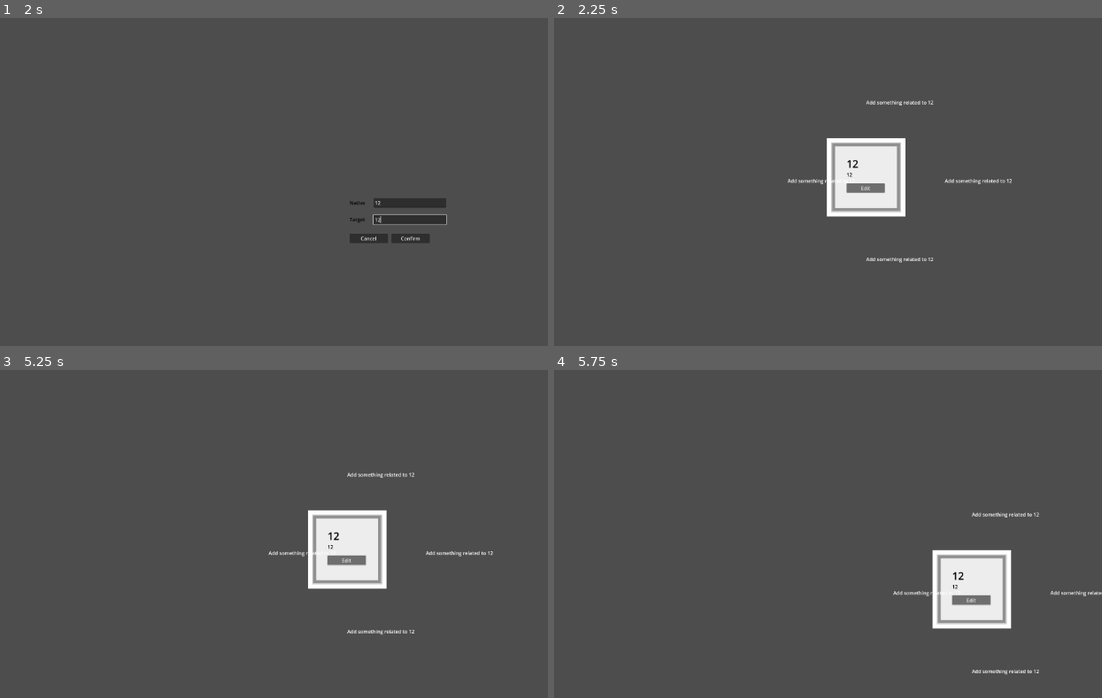
Above: before the commit, frames 1-4 (two rows, left to right).
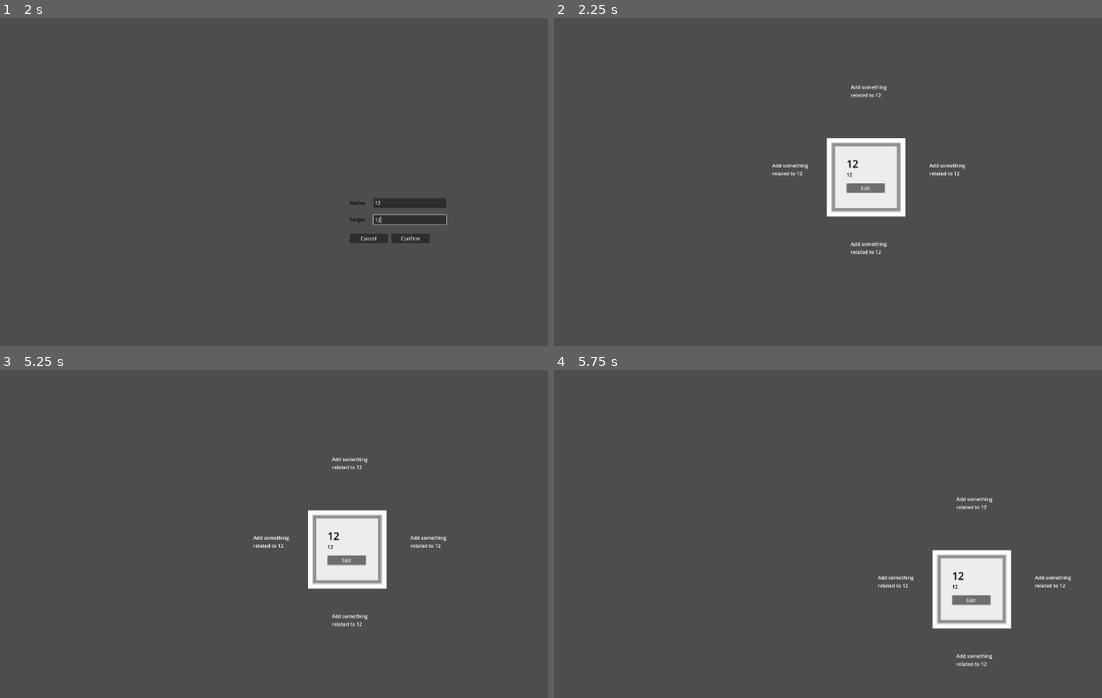
Above: after the commit, the same moments.

Repository: koljapluemer/vocab-city
Game: Godot game, scene res://scenes/map.tscn
The game is run twice, just before and just after one commit, with the same random seed, the same clock (stepped at 60 frames per second) and the same inputs.
Inputs (mouse positions are in pixels of both pictures, inside the frame that each line leads up to):
- Up to frame 1 (2 s): tap Enter at 0.5 s; move the mouse to (350, 195) at 0.52 s; right-click (350, 195) at 0.6 s; click (350, 195) at 0.67 s; click (411, 201) at 1.27 s; type "12" at 1.35 s; click (411, 218) at 1.5 s; type "12" at 1.58 s
- Up to frame 2 (2.25 s): click "Confirm" at 2 s
- Up to frame 3 (5.25 s): click "Edit" at 2.75 s; click "Edit" at 3.5 s; click "Edit" at 4.25 s; tap Space at 5 s; drag from (54, 589) to (158, 648) at 5.02 s
- Up to frame 4 (5.75 s): no input

Frame 1 is identical in both runs. In frame 2, 0.8% of the frame differs, in the area x 39-84%, y 20-75%; in frame 3, 0.7%; in frame 4, 0.7%.

Commit message:
improve prompt layout

Diff:
--- a/scenes/map.gd
+++ b/scenes/map.gd
@@ -114,7 +114,8 @@
 				i += 1
 			print("prompt string:", prompt_string)
 			var prompt = prefabTilePrompt.instantiate()
-			prompt.position = map_to_local(p)
+			var real_pos = map_to_local(p)
+			prompt.position = Vector2(real_pos.x -50, real_pos.y -50)
 			prompt.text = prompt_string
 			add_child(prompt)
 
--- a/scenes/prefabs/TilePrompt.tscn
+++ b/scenes/prefabs/TilePrompt.tscn
@@ -1,4 +1,7 @@
 [gd_scene format=3 uid="uid://ytya6ehnoqxs"]
 
 [node name="TilePrompt" type="Label"]
+offset_right = 156.0
+offset_bottom = 23.0
 text = "do something :("
+autowrap_mode = 3
Not shown, changed: TODO.md
